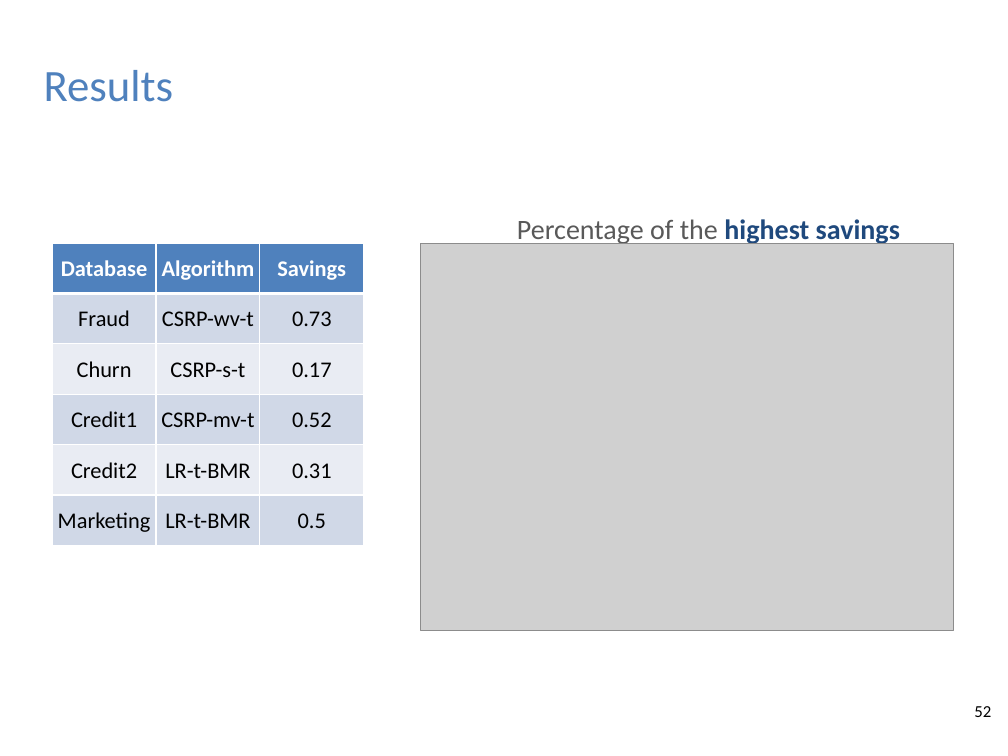
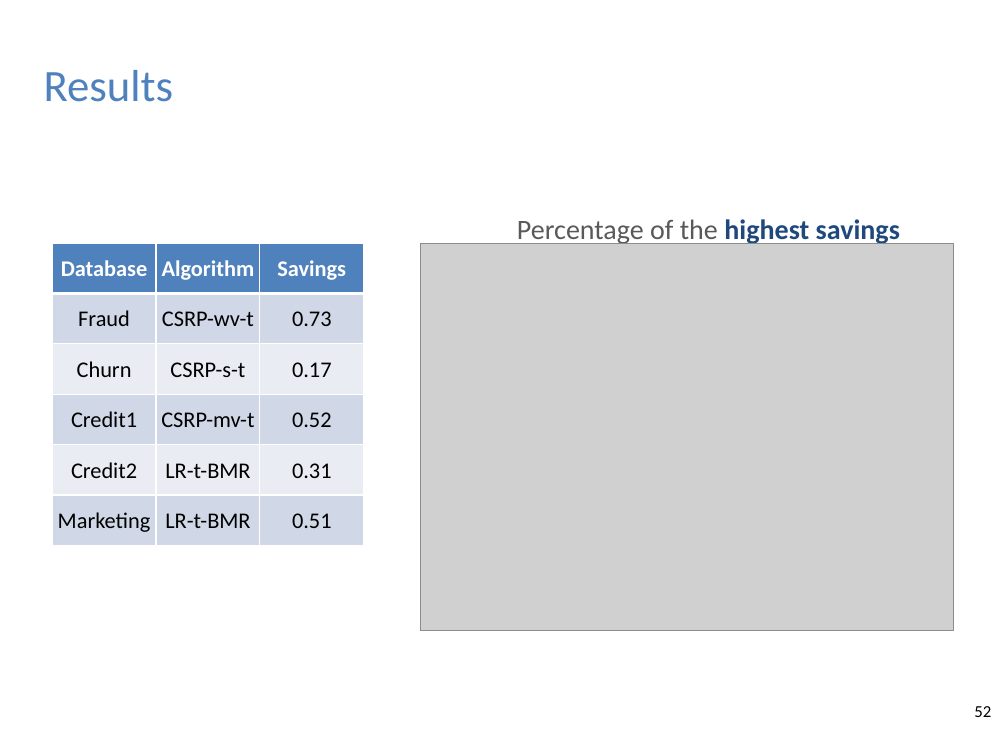
Before and after one commit to albahnsen/phd-thesis, a slide deck: slide 52 of slides/Thesis_ExampleDependentCostSensitiveClassification_slides.pptx. Drawn at 1008x756 pixels with LibreOffice and Linux fonts; fonts in the diff are those of the drawing; grey boxes stand for pictures; background and template pictures are left out. Boxes give left, top, right and bottom in pixels: in the first picture for what was removed or moved away, otherwise in the second. Text is boxed around its words. In the diff, an @@ line names an element or a change of style, - is before the commit and + after.

Commit message:
update slides

```diff
--- a/slides/Thesis_ExampleDependentCostSensitiveClassification_slides.pptx
+++ b/slides/Thesis_ExampleDependentCostSensitiveClassification_slides.pptx
@@ table at box(52, 243, 364, 545) @@
-row 6, column 3: 0.5
+row 6, column 3: 0.51
```
Also in this commit, not shown: 4 other slides changed.
